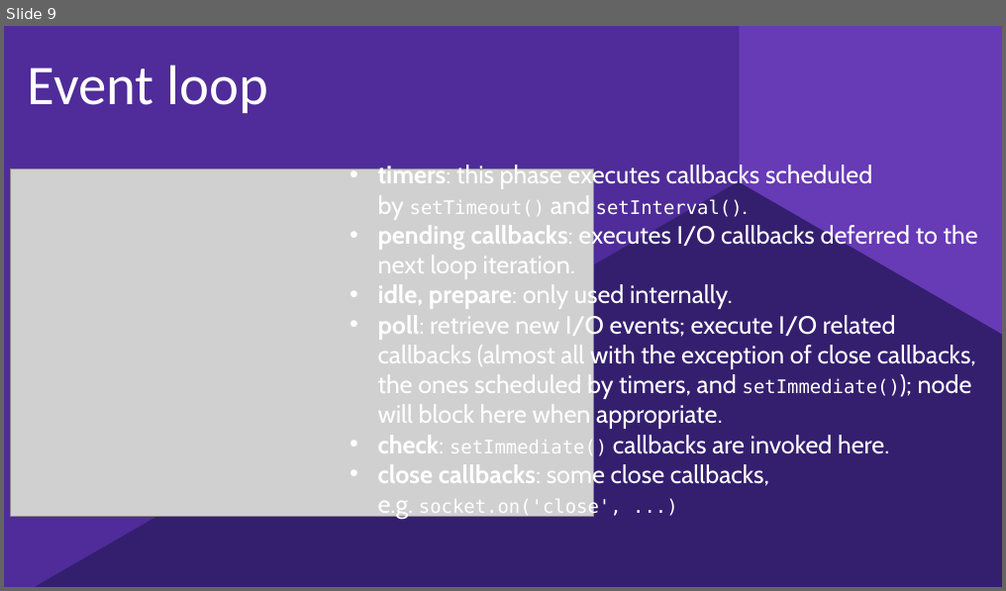
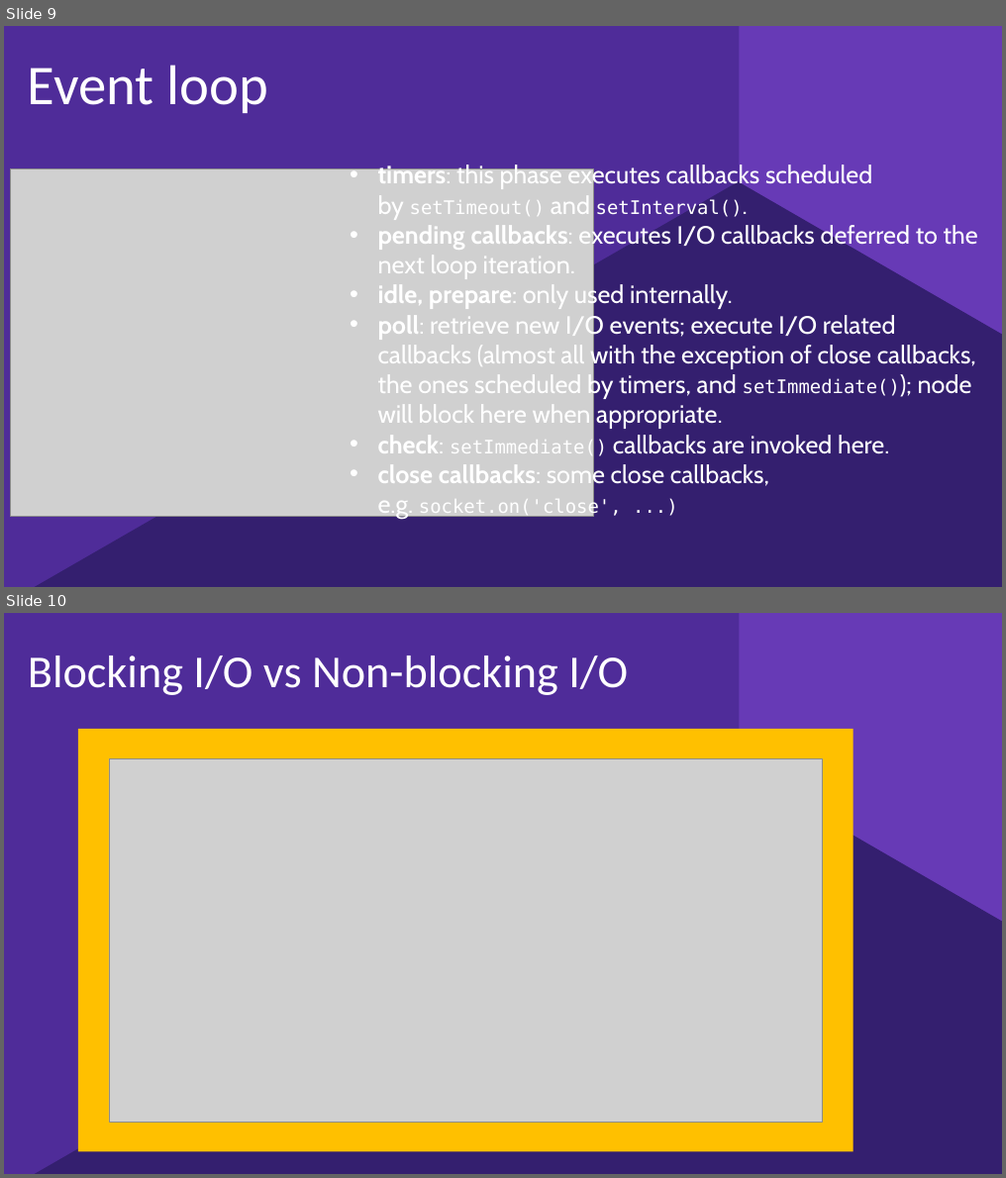
Before and after one commit to kjocevicius/nodejs-demo, a slide deck: nodejs.pptx. Shown one above the other, each under a label of ours: slide 9 before the commit, slides 9 and 10 after it. The pictures are 1006x591 and 1006x1178 pixels, drawn with LibreOffice and Linux fonts; fonts in the diff are those of the drawing; grey boxes stand for pictures; background and template pictures are left out. Boxes give left, top, right and bottom in pixels: in the first picture for what was removed or moved away, otherwise in the second. Text is boxed around its words. In the diff, an @@ line names an element or a change of style, - is before the commit and + after.

```diff
--- a/nodejs.pptx
+++ b/nodejs.pptx
@@ slide 10 added at [4, 613, 1002, 1174], background #FFFFFF; not listed: 3 template elements that a slide beside it also shows @@
@@ title added at [28, 656, 628, 695], 44 pt, text #FFFFFF @@
+Blocking I/O vs Non-blocking I/O
@@ rectangle added at [78, 729, 853, 1152], fill #FFC000 @@
@@ picture added at [109, 759, 823, 1122] @@
```
Also in this commit, not shown: 5 slides changed, 3 other slides added, 2 slides removed, 10 other files.
